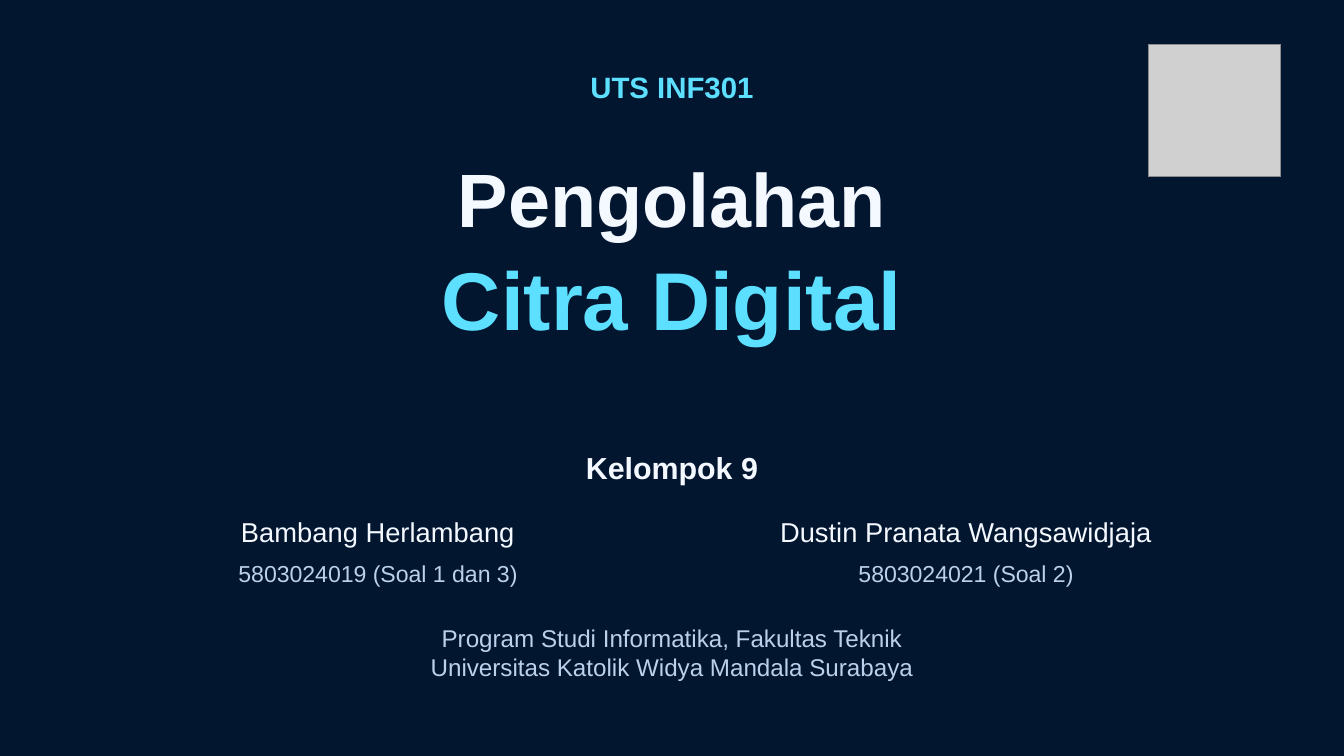
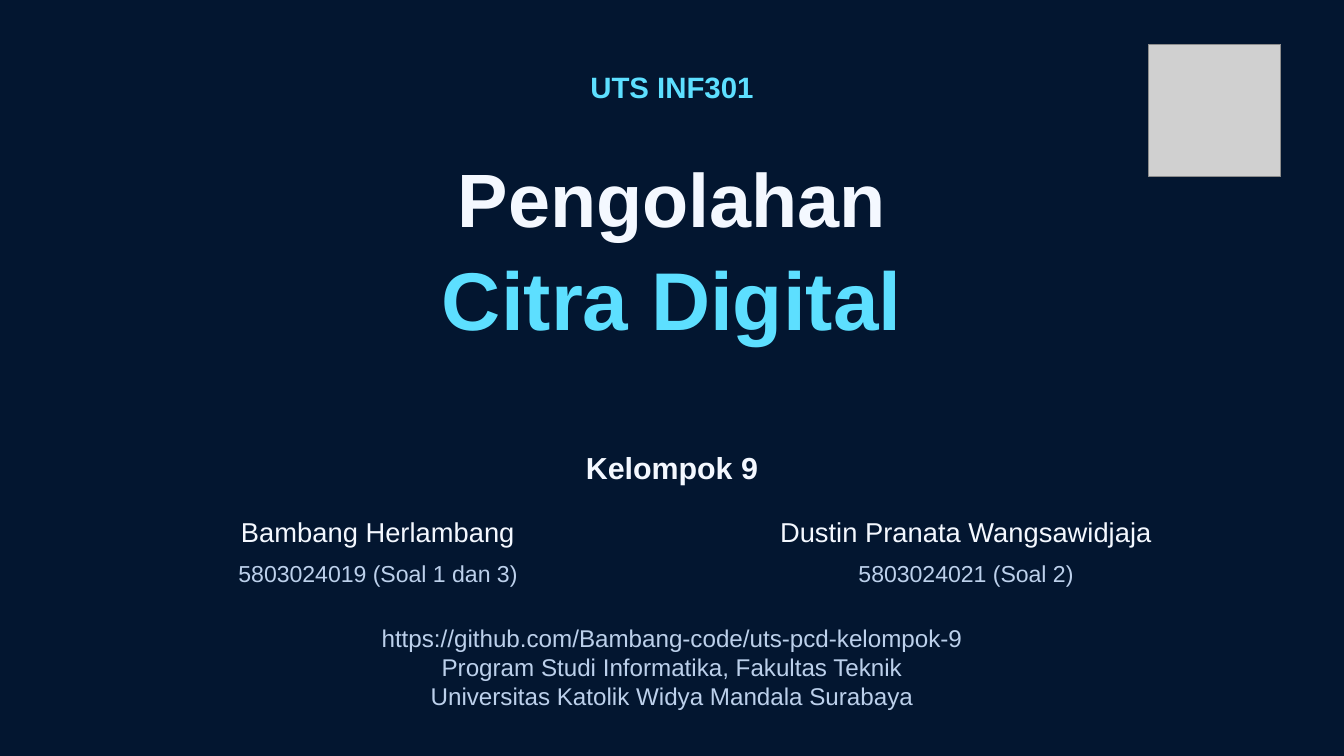
Before and after one commit to Bambang-code/uts-pcd-kelompok-9, a slide deck: slide 1 of laporan/ppt/presentasi-uts-pcd-kelompok-9.pptx. Drawn at 1344x756 pixels with LibreOffice and Linux fonts; fonts in the diff are those of the drawing; grey boxes stand for pictures; background and template pictures are left out. Boxes give left, top, right and bottom in pixels: in the first picture for what was removed or moved away, otherwise in the second. Text is boxed around its words. In the diff, an @@ line names an element or a change of style, - is before the commit and + after.

```diff
--- a/laporan/ppt/presentasi-uts-pcd-kelompok-9.pptx
+++ b/laporan/ppt/presentasi-uts-pcd-kelompok-9.pptx
@@ text at box(382, 629, 962, 652): paragraph added @@
+https://github.com/Bambang-code/uts-pcd-kelompok-9
```
Also in this commit, not shown: 7 other slides changed, 41 other files.
